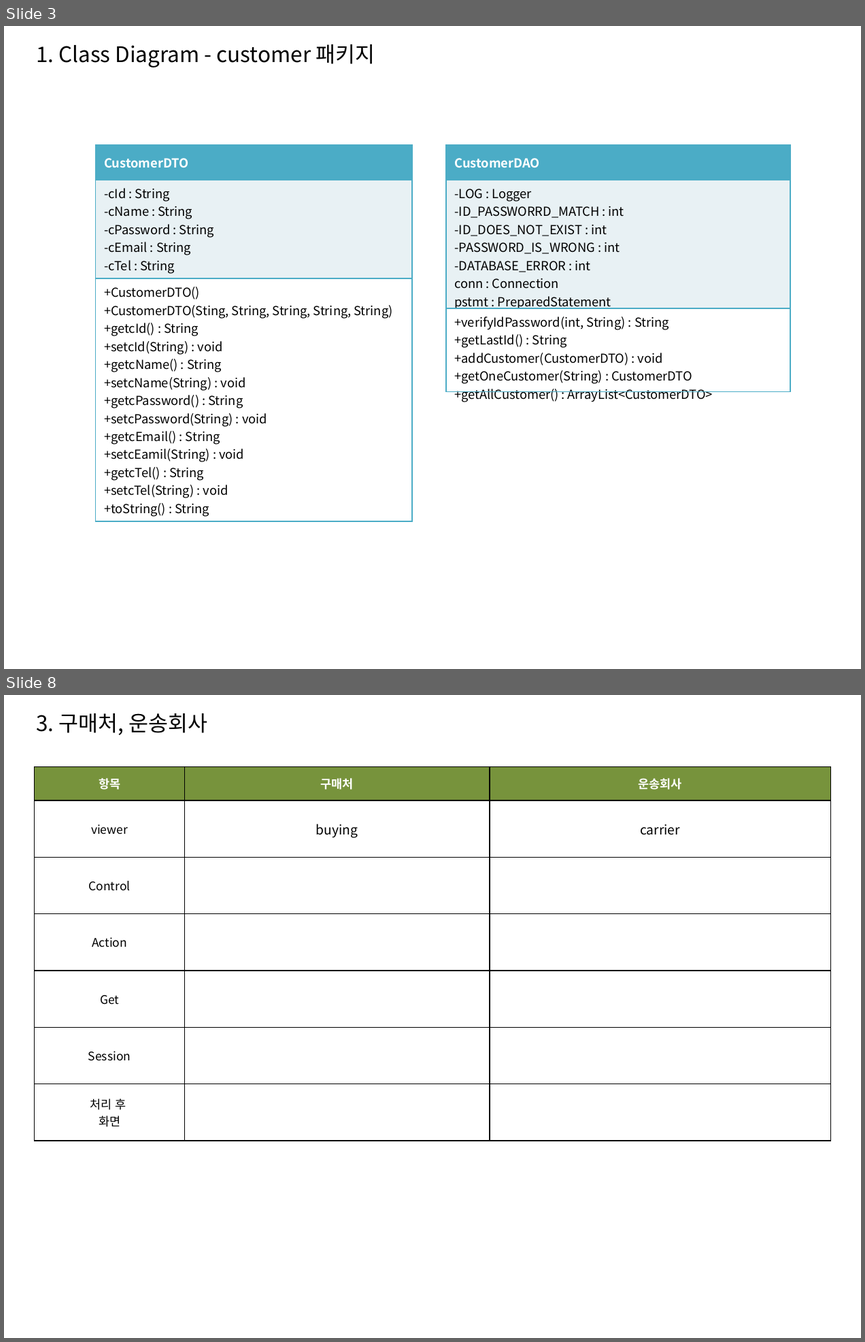
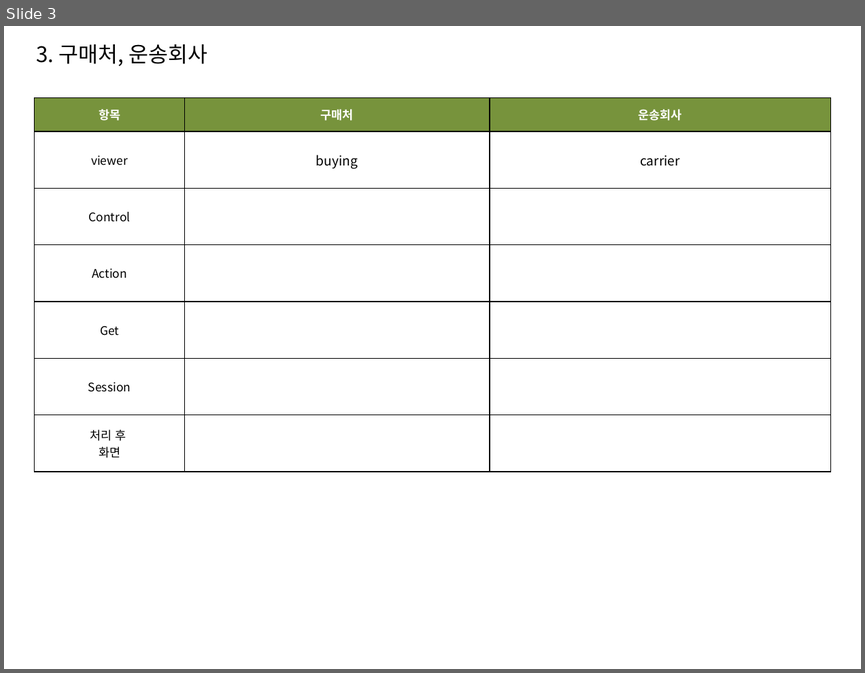
Before and after one commit to sec9590/Project_FullFillment, a slide deck: YellowContainer_MVC.pptx. Shown one above the other, each under a label of ours: slides 3 and 8 before the commit, slide 3 after it; the slides between them are not shown. The pictures are 865x1342 and 865x673 pixels, drawn with LibreOffice and Linux fonts; fonts in the diff are those of the drawing. Boxes give left, top, right and bottom in pixels: in the first picture for what was removed or moved away, otherwise in the second. Text is boxed around its words. In the diff, an @@ line names an element or a change of style, - is before the commit and + after.

```diff
--- a/YellowContainer_MVC.pptx
+++ b/YellowContainer_MVC.pptx
@@ slide 3 removed at box(4, 26, 861, 669), background #FFFFFF @@
@@ text removed at box(36, 44, 375, 67) @@
-1. Class Diagram - customer 패키지
@@ table removed at box(96, 145, 413, 519), 3 rows, 1 columns @@
-CustomerDTO
--cId : String / -cName : String / -cPassword : String / -cEmail : String / -cTel : String
-+CustomerDTO() / +CustomerDTO(Sting, String, String, String, String) / +getcId() : String / +setcId(String) : void / +getcName() : String / +setcName(String) : void / +getcPassword() : String / +setcPassword(String) : void / +getcEmail() : String / +setcEamil(String) : void / +getcTel() : String / +setcTel(String) : void / +toString() : String
@@ table removed at box(446, 145, 791, 405), 3 rows, 1 columns @@
-CustomerDAO
--LOG : Logger / -ID_PASSWORRD_MATCH : int / -ID_DOES_NOT_EXIST : int / -PASSWORD_IS_WRONG : int / -DATABASE_ERROR : int / conn : Connection / pstmt : PreparedStatement / rs : ResultSet
-+verifyIdPassword(int, String) : String / +getLastId() : String / +addCustomer(CustomerDTO) : void / +getOneCustomer(String) : CustomerDTO / +getAllCustomer() : ArrayList<CustomerDTO>
@@ what was slide 8 is now slide 3 @@
```
Also in this commit, not shown: 2 slides changed, 4 other slides removed, 1 other file.
